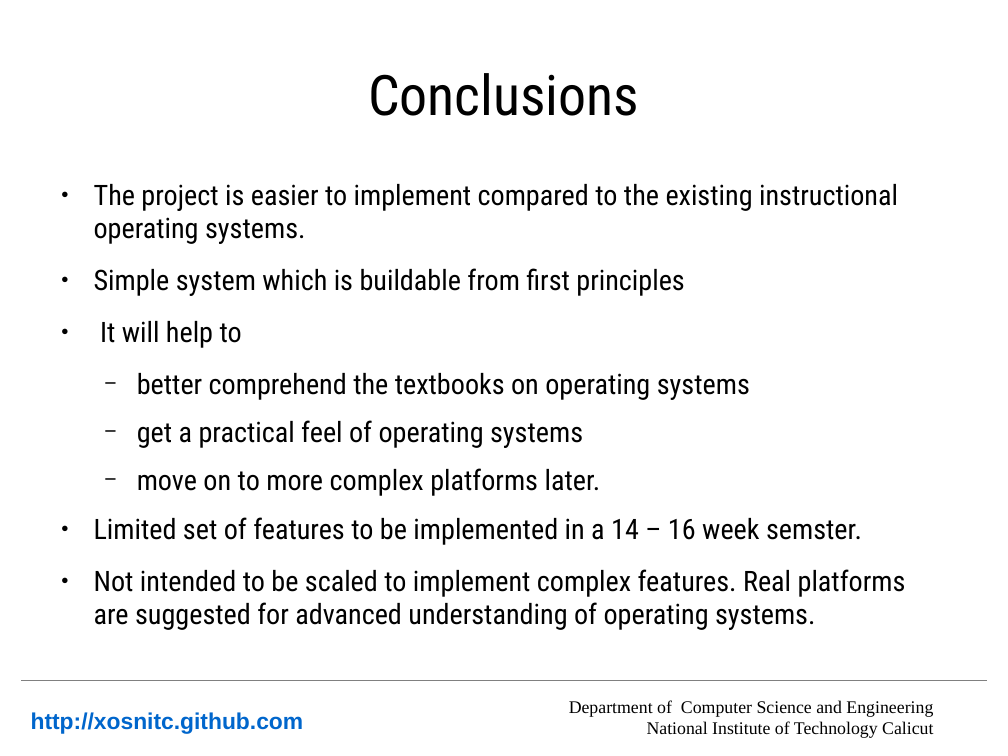
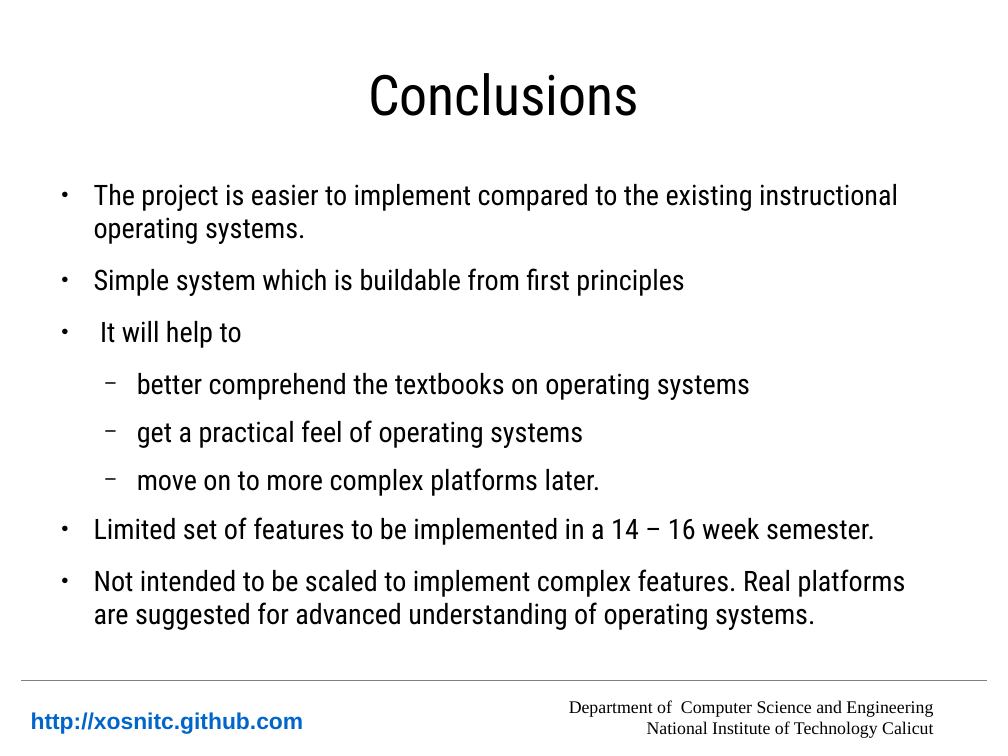
Before and after one commit to xosnitc/xosdoc, a slide deck: slide 31 of slide/slide.odp. Drawn at 1008x756 pixels with LibreOffice and Linux fonts; fonts in the diff are those of the drawing; background and template pictures are left out. Boxes give left, top, right and bottom in pixels: in the first picture for what was removed or moved away, otherwise in the second. Text is boxed around its words. In the diff, an @@ line names an element or a change of style, - is before the commit and + after.

```diff
--- a/slide/slide.odp
+++ b/slide/slide.odp
@@ text at <box>94,517,875,545</box>: text changed @@
-● Limited set of features to be implemented in a 14 – 16 week semster.
+● Limited set of features to be implemented in a 14 – 16 week semester.
```
Also in this commit, not shown: 2 other slides changed, 1 other file.
